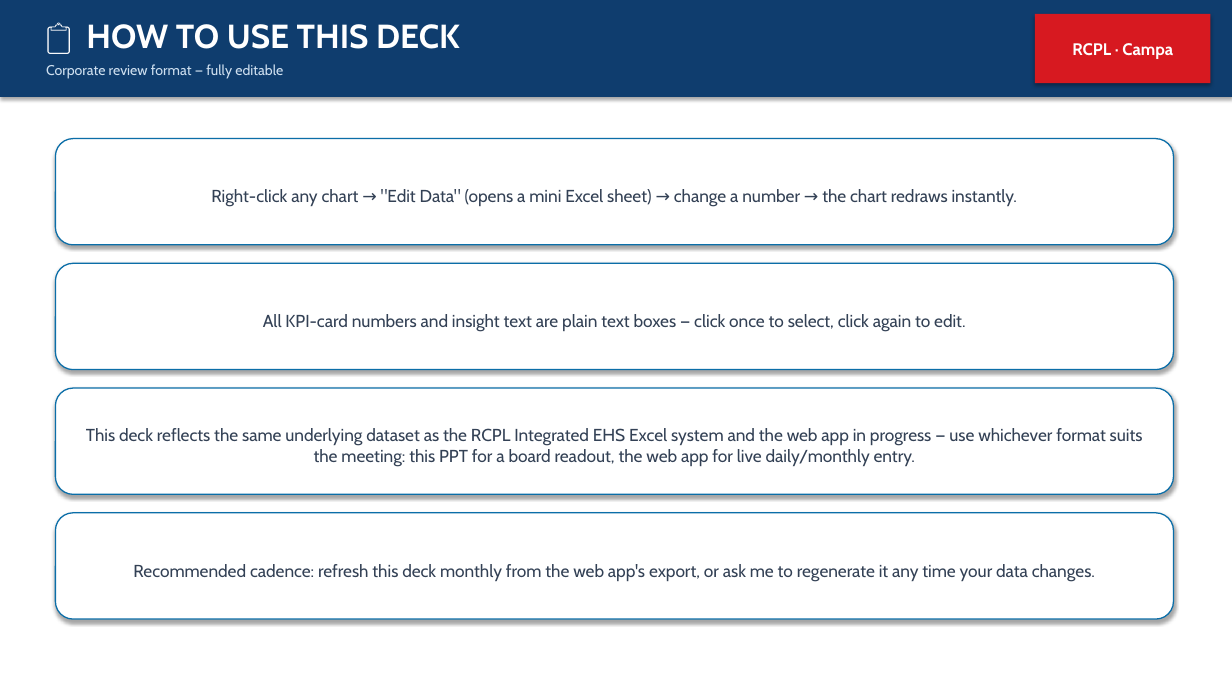
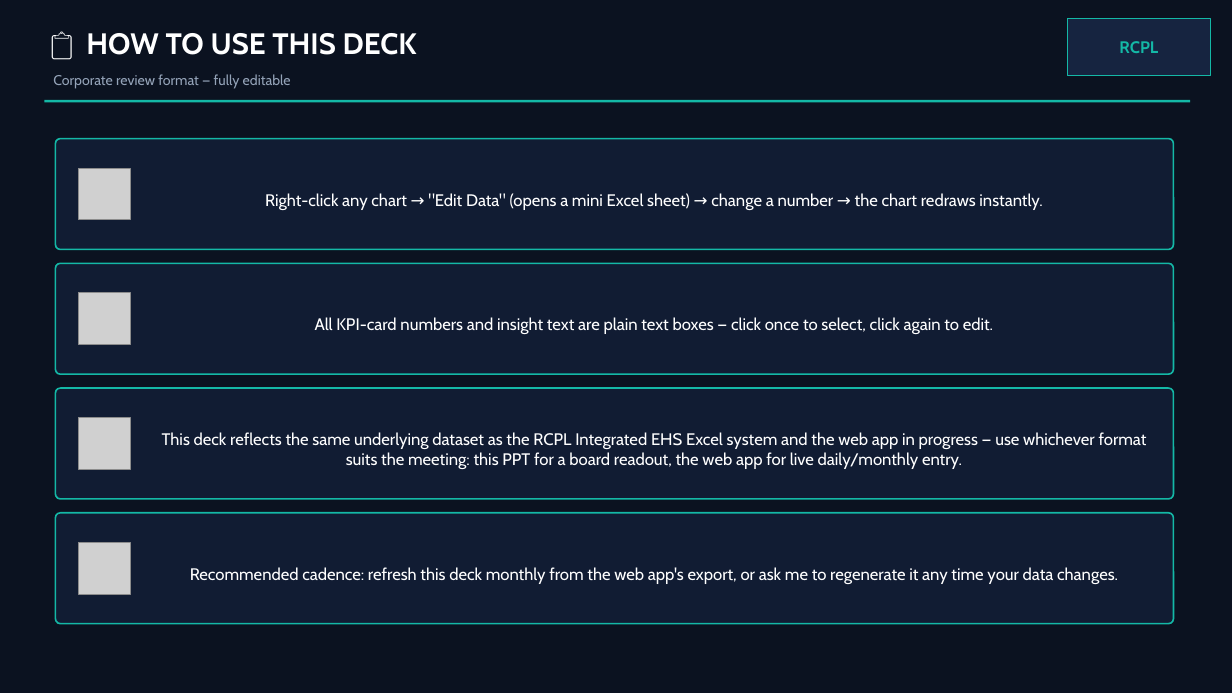
Before and after one commit to snlbk043-cell/hira, a slide deck: slide 9 of dashboard/RCPL_Executive_Leadership_Safety_Review.pptx. Drawn at 1232x693 pixels with LibreOffice and Linux fonts; fonts in the diff are those of the drawing; grey boxes stand for pictures. Boxes give left, top, right and bottom in pixels: in the first picture for what was removed or moved away, otherwise in the second. Text is boxed around its words. In the diff, an @@ line names an element or a change of style, - is before the commit and + after.

```diff
--- a/dashboard/RCPL_Executive_Leadership_Safety_Review.pptx
+++ b/dashboard/RCPL_Executive_Leadership_Safety_Review.pptx
@@ rectangle: place and size @@
-rectangle at [0, 0, 1232, 97]
+rectangle at [0, 0, 1232, 693]
@@ rectangle at [0, 0, 1232, 693]: fill #0F3D6E to #0B1220; shadow off @@
@@ text "📋 HOW TO USE THIS ...": place and size @@
-text "📋 HOW TO USE THIS ..." at [86, 24, 460, 49]
+text "📋 HOW TO USE THIS ..." at [86, 33, 417, 55]
@@ text "📋 HOW TO USE THIS ..." at [86, 33, 417, 55]: size 26 to 23 pt @@
@@ rectangle "RCPL": place and size @@
-rectangle "RCPL" at [1035, 14, 1211, 83]
+rectangle "RCPL" at [1067, 18, 1211, 76]
@@ rectangle "RCPL" at [1067, 18, 1211, 76]: fill #D71920 to #162440; outline none to #14B8A6 1 pt; shadow off @@
@@ text in rectangle at [1119, 41, 1158, 53]: text changed; text colour #FFFFFF to #14B8A6 @@
-RCPL · Campa
+RCPL
@@ text "Corporate review format — fully ...": place and size @@
-text "Corporate review format — fully ..." at [46, 64, 283, 79]
+text "Corporate review format — fully ..." at [53, 74, 291, 89]
@@ text "Corporate review format — fully ..." at [53, 74, 291, 89]: text colour #CFE0F0 to #94A3B8 @@
@@ rectangle added at [44, 100, 1190, 103], fill #14B8A6 @@
@@ rounded rectangle "Right-click any chart → "Edit ...": place and size @@
-rounded rectangle "Right-click any chart → "Edit ..." at [55, 139, 1174, 245]
+rounded rectangle "Right-click any chart → "Edit ..." at [55, 139, 1174, 250]
@@ picture added at [79, 168, 130, 220] @@
@@ rounded rectangle "All KPI-card numbers and insight ...": place and size @@
-rounded rectangle "All KPI-card numbers and insight ..." at [55, 263, 1174, 370]
+rounded rectangle "All KPI-card numbers and insight ..." at [55, 263, 1174, 374]
@@ picture added at [79, 293, 130, 345] @@
@@ rounded rectangle "This deck reflects the same ...": place and size @@
-rounded rectangle "This deck reflects the same ..." at [55, 388, 1174, 494]
+rounded rectangle "This deck reflects the same ..." at [55, 388, 1174, 499]
@@ picture added at [79, 418, 130, 470] @@
@@ size 13.5 to 13 pt, text colour #334155 to #FFFFFF; fill #FFFFFF to #111C33; outline #0B6EA8 1 pt to #14B8A6 1.25 pt; shadow off; proportions changed in 4 elements at [55, 139, 1174, 250], [55, 263, 1174, 374], [55, 388, 1174, 499], [55, 513, 1174, 624] @@
@@ rounded rectangle "Recommended cadence: refresh this deck ...": place and size @@
-rounded rectangle "Recommended cadence: refresh this deck ..." at [55, 513, 1174, 619]
+rounded rectangle "Recommended cadence: refresh this deck ..." at [55, 513, 1174, 624]
@@ picture added at [79, 543, 130, 594] @@
```
Also in this commit, not shown: 8 other slides changed.
